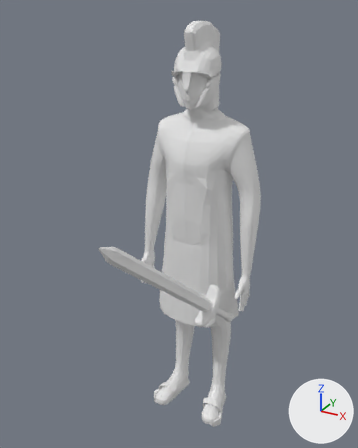
An edit to the Blender file RTS Dev Project/Assets/Models/Characters/greek/soldier.blend, drawn before and after from the same camera.
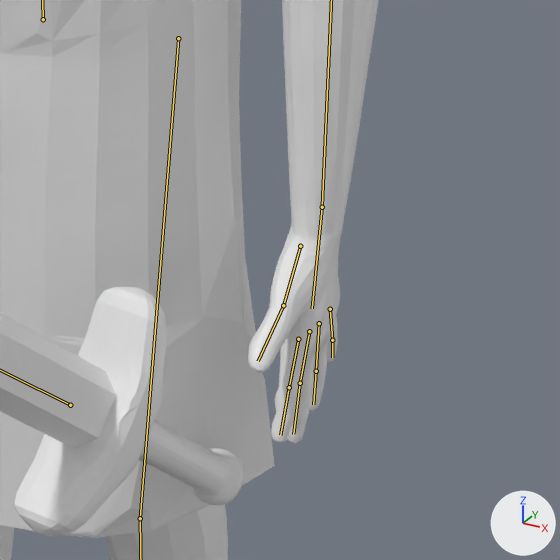
There are two pictures of each version: one whole from a 50 mm camera at (2.9, -5.81, 5.97) aimed at (0.04, -0.6, 3.36), one close up on the part from 54% to 80% of the width and 53% to 74% of the height. Every picture has the same lights, and +X, +Y and +Z are marked at lower right. The bones that bend it are drawn over the model as lines in the close-ups.

In view in the first close-up: 'human'.
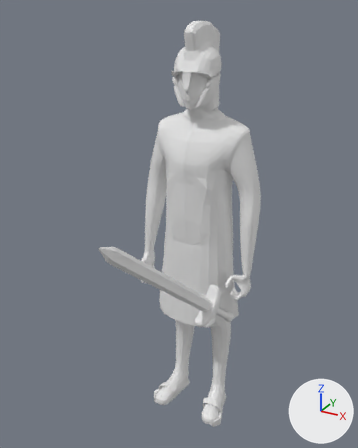
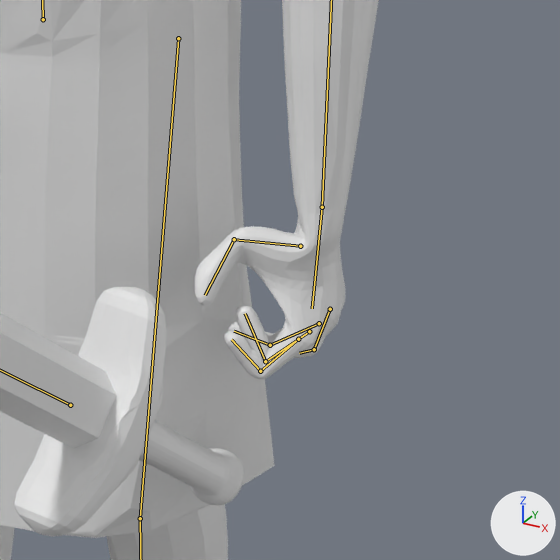
The newer file adds an action. The first version stands in its rest pose; the second is drawn at frame 20 of the action 'ArmatureAction'.

Boxes (x1, y1, x2, y2) around the edits, measured in the close-ups (560 x 560 px):
'human', posed: (0, 0, 379, 560) in both
bone 'upper thumb.L', root to tip: before (300, 246) to (283, 305); after (300, 246) to (234, 239)
bone 'lower thumb.L', root to tip: before (283, 305) to (258, 361); after (234, 239) to (205, 295)
bone 'upper middle.L', root to tip: before (309, 331) to (300, 383); after (309, 331) to (265, 361)
bone 'lower middle.L', root to tip: before (300, 383) to (293, 434); after (265, 361) to (245, 313)
bone 'upper index.L', root to tip: before (298, 339) to (289, 387); after (298, 339) to (260, 371)
bone 'lower index.L', root to tip: before (289, 387) to (280, 435); after (260, 371) to (231, 339)
bone 'upper ring.L', root to tip: before (319, 323) to (316, 371); after (319, 323) to (270, 345)
bone 'lower ring.L', root to tip: before (316, 371) to (313, 404); after (270, 345) to (234, 331)
bone 'upper pinky.L', root to tip: before (330, 309) to (332, 340); after (330, 309) to (314, 349)
bone 'lower pinky.L', root to tip: before (332, 340) to (332, 357); after (314, 349) to (299, 353)

What the commit changed:
Bone 'upper thumb.L' (bone_upper_thumb_l) turns from (0, 0, 0) to (24, -24, -82) degrees about its own x, y and z.
Bone 'lower thumb.L' (bone_lower_thumb_l) turns from (0, 0, 0) to (-12, -8, 79) degrees about its own x, y and z.
Bone 'upper middle.L' (bone_upper_middle_l) turns from (0, 0, 0) to (41, 14, -27) degrees about its own x, y and z.
Bone 'lower middle.L' (bone_lower_middle_l) turns from (0, 0, 0) to (69, 42, -43) degrees about its own x, y and z.
Bone 'upper index.L' (bone_upper_index_l) turns from (0, 0, 0) to (12, -8, -38) degrees about its own x, y and z.
Bone 'lower index.L' (bone_lower_index_l) turns from (0, 0, 0) to (31, -1, -94) degrees about its own x, y and z.
Bone 'upper ring.L' (bone_upper_ring_l) turns from (0, 0, 0) to (-20, 25, 48) degrees about its own x, y and z.
Bone 'lower ring.L' (bone_lower_ring_l) turns from (0, 0, 0) to (23, 35, -29) degrees about its own x, y and z.
Bone 'upper pinky.L' (bone_upper_pinky_l) turns from (0, 0, 0) to (-67, 2, 1) degrees about its own x, y and z.
Bone 'lower pinky.L' (bone_lower_pinky_l) turns from (0, 0, 0) to (-44, -7, 30) degrees about its own x, y and z.
